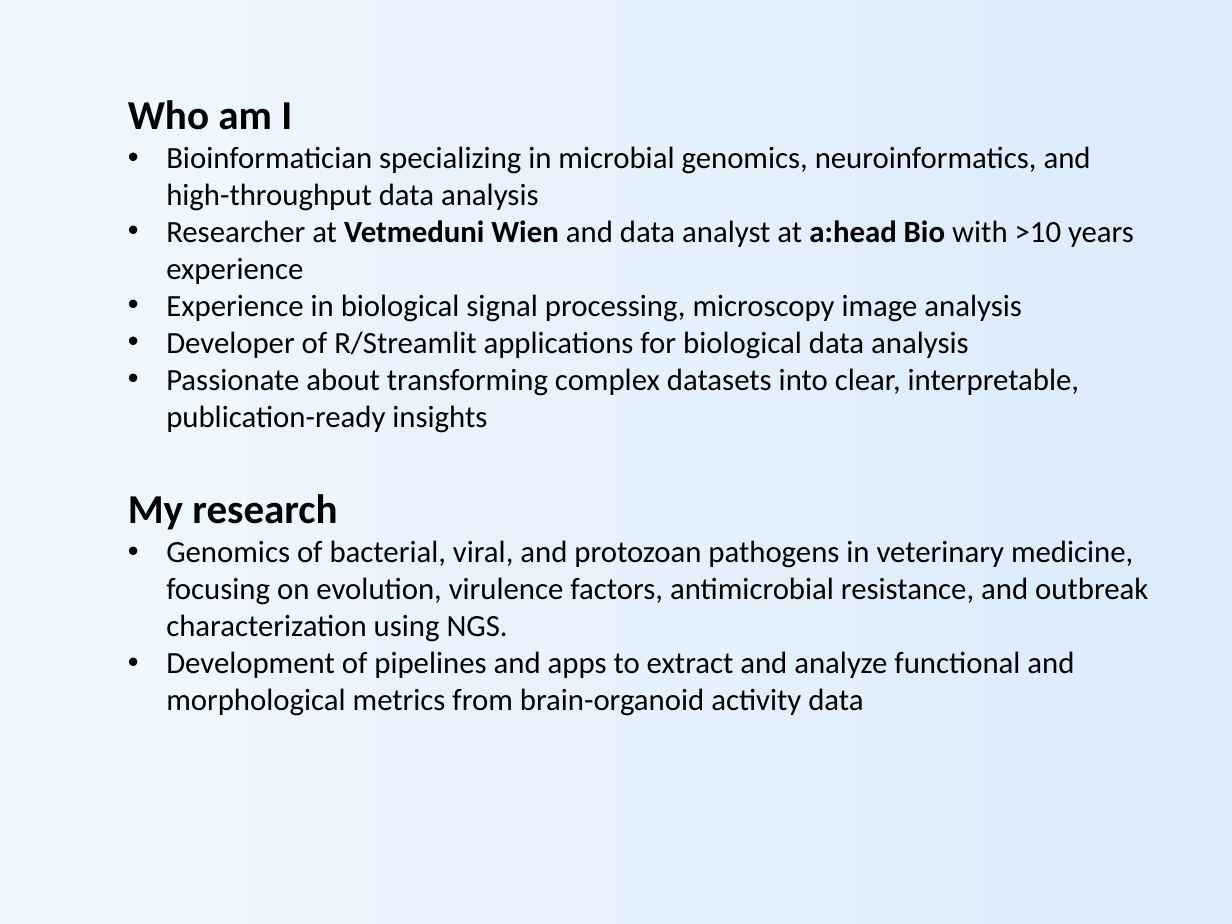
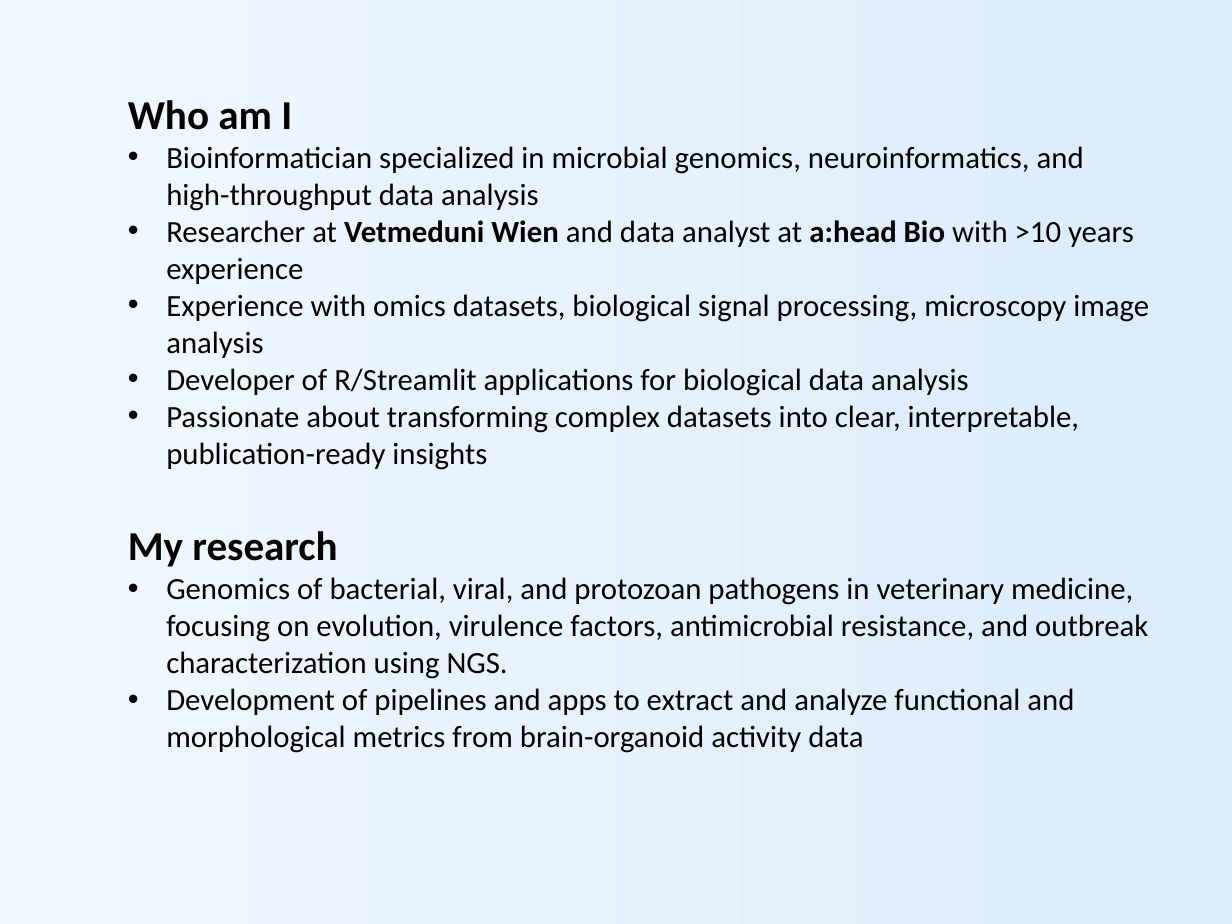
Before and after one commit to nicola-palmieri/TableAnalyzer, a slide deck: slide 2 of presentations/Table_Analyzer_Overview.pptx. Drawn at 1232x924 pixels with LibreOffice and Linux fonts; fonts in the diff are those of the drawing. Boxes give left, top, right and bottom in pixels: in the first picture for what was removed or moved away, otherwise in the second. Text is boxed around its words. In the diff, an @@ line names an element or a change of style, - is before the commit and + after.

```diff
--- a/presentations/Table_Analyzer_Overview.pptx
+++ b/presentations/Table_Analyzer_Overview.pptx
@@ text at [166, 146, 1084, 211]: text changed @@
-• Bioinformatician specializing in microbial genomics, neuroinformatics, and high-throughput data analysis
+• Bioinformatician specialized in microbial genomics, neuroinformatics, and high-throughput data analysis
@@ text at [166, 294, 1149, 358]: text changed @@
-• Experience in biological signal processing, microscopy image analysis
+• Experience with omics datasets, biological signal processing, microscopy image analysis
```
Also in this commit, not shown: 2 other slides changed, 2 slides added, 3 other files.
